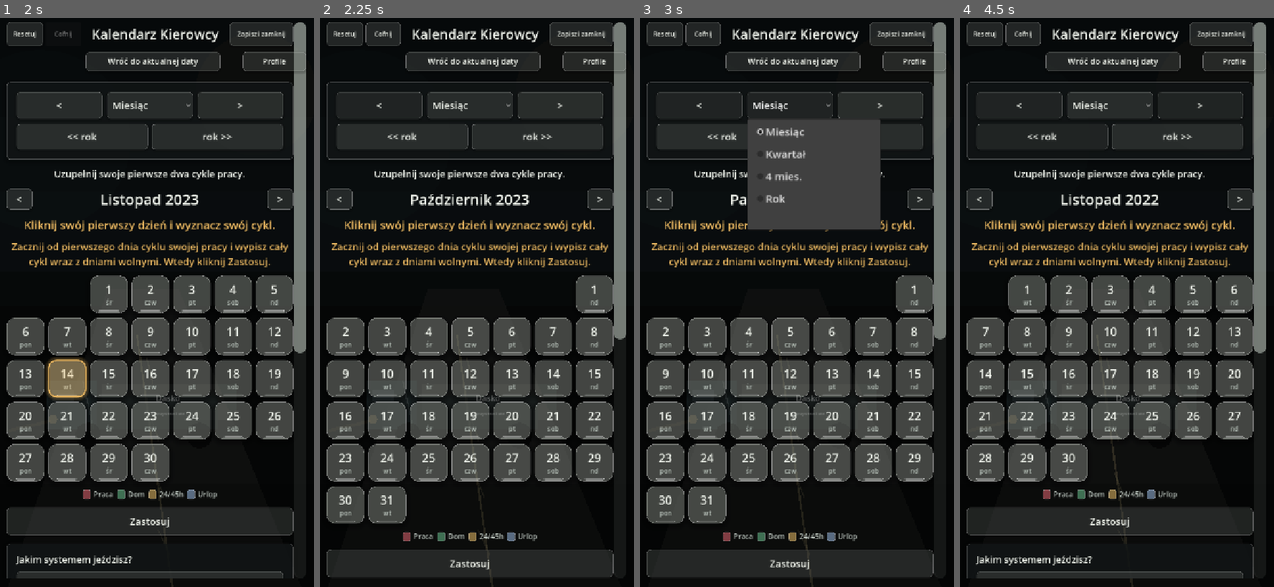
Above: before the commit, frames 1-4 (left to right).
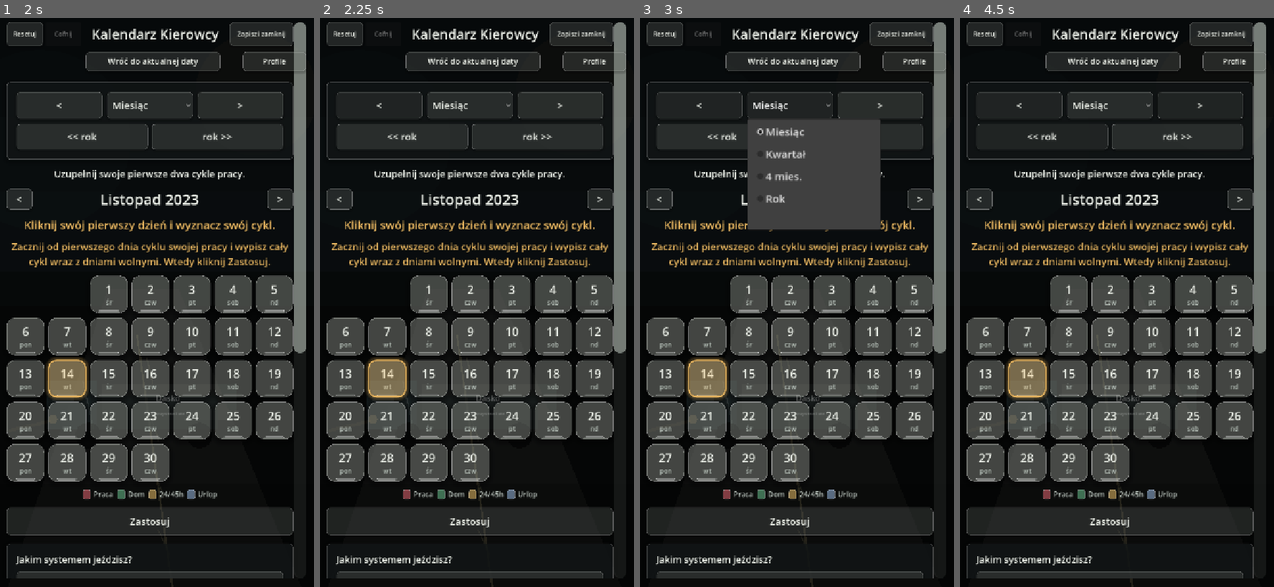
Above: after the commit, the same moments.

Repository: ElKlient/IDOL-Genesis
Game: Godot game, scene res://scenes/main.tscn
Same seed, same stepped clock (60 frames per second), same inputs: the game is played once before the commit and once after it.
Inputs:
- Up to frame 1 (2 s): click "Zapisz i zamknij" at 0.5 s; click "Cofnij" at 1.25 s
- Up to frame 2 (2.25 s): click "<" at 2 s
- Up to frame 3 (3 s): click "Miesiąc" at 2.75 s
- Up to frame 4 (4.5 s): click ">" at 3.5 s; click "<< rok" at 4.25 s

Frame 1 is identical in both runs. In frame 2, 14% of the frame differs, in the area x 2-98%, y 0-99%; in frame 3, 14%; in frame 4, 3.2%.

Commit message:
Use drag movement to block month navigation

Diff:
--- a/scripts/main.gd
+++ b/scripts/main.gd
@@ -148,6 +148,7 @@
 var profile_panel_visible := false
 var month_picker_visible := false
 var touch_start_position := Vector2.ZERO
+var touch_drag_total := Vector2.ZERO
 var touch_tracking_active := false
 var touch_drag_cancelled := false
 var last_drag_release_msec := -10000
@@ -2708,27 +2709,27 @@
 		return
 
 	control.set_meta("calendar_drag_blocker_registered", true)
-	control.mouse_filter = Control.MOUSE_FILTER_STOP
+	control.mouse_filter = Control.MOUSE_FILTER_PASS
 	control.gui_input.connect(_handle_calendar_area_input)
 
 
 func _handle_calendar_area_input(event: InputEvent) -> void:
 	_track_scroll_touch(event)
 	if event is InputEventScreenDrag:
-		_consume_calendar_drag()
+		var drag := event as InputEventScreenDrag
+		_block_touch_drag_actions()
+		_lock_horizontal_scroll_deferred()
+		if _is_horizontal_drag(drag.relative):
+			accept_event()
+			get_viewport().set_input_as_handled()
 	elif event is InputEventMouseMotion:
 		var mouse_motion := event as InputEventMouseMotion
 		if (mouse_motion.button_mask & MOUSE_BUTTON_MASK_LEFT) != 0:
-			_consume_calendar_drag()
-
-
-func _consume_calendar_drag() -> void:
-	touch_drag_cancelled = true
-	_block_navigation_after_scroll()
-	_release_scroll_buttons()
-	_lock_horizontal_scroll_deferred()
-	accept_event()
-	get_viewport().set_input_as_handled()
+			_block_touch_drag_actions()
+			_lock_horizontal_scroll_deferred()
+			if _is_horizontal_drag(mouse_motion.relative):
+				accept_event()
+				get_viewport().set_input_as_handled()
 
 
 func _handle_navigation_button_input(event: InputEvent, button: BaseButton, action: Callable) -> void:
@@ -2766,10 +2767,8 @@
 		return
 
 	button.set_meta("nav_tap_dragged", true)
-	touch_drag_cancelled = true
-	_block_navigation_after_scroll()
+	_block_touch_drag_actions()
 	button.set_pressed_no_signal(false)
-	_release_scroll_buttons()
 	_lock_horizontal_scroll_deferred()
 	get_viewport().set_input_as_handled()
 
@@ -2827,9 +2826,13 @@
 		if touch.pressed:
 			_begin_touch_tracking(touch.position)
 		else:
+			_update_touch_tracking(touch.position)
 			_end_touch_tracking()
 	elif event is InputEventScreenDrag:
 		var drag := event as InputEventScreenDrag
+		touch_drag_total += drag.relative
+		if touch_drag_total.length() > TAP_CANCEL_DISTANCE:
+			_block_touch_drag_actions()
 		_update_touch_tracking(drag.position)
 	elif event is InputEventMouseButton:
 		var mouse_button := event as InputEventMouseButton
@@ -2837,10 +2840,14 @@
 			if mouse_button.pressed:
 				_begin_touch_tracking(mouse_button.position)
 			else:
+				_update_touch_tracking(mouse_button.position)
 				_end_touch_tracking()
 	elif event is InputEventMouseMotion:
 		var mouse_motion := event as InputEventMouseMotion
 		if mouse_motion.button_mask != 0:
+			touch_drag_total += mouse_motion.relative
+			if touch_drag_total.length() > TAP_CANCEL_DISTANCE:
+				_block_touch_drag_actions()
 			_update_touch_tracking(mouse_motion.position)
 
 
@@ -2863,34 +2870,44 @@
 	if horizontal < HORIZONTAL_DRAG_BLOCK_DISTANCE or horizontal < vertical * HORIZONTAL_DRAG_DOMINANCE:
 		return false
 
+	_block_touch_drag_actions()
+	_lock_horizontal_scroll_deferred()
+	get_viewport().set_input_as_handled()
+	return true
+
+
+func _begin_touch_tracking(position: Vector2) -> void:
+	touch_tracking_active = true
+	touch_start_position = position
+	touch_drag_total = Vector2.ZERO
+	touch_drag_cancelled = false
+
+
+func _update_touch_tracking(position: Vector2) -> void:
+	if not touch_tracking_active:
+		return
+
+	if not touch_drag_cancelled and touch_start_position.distance_to(position) > TAP_CANCEL_DISTANCE:
+		_block_touch_drag_actions()
+
+
+func _end_touch_tracking() -> void:
+	if touch_drag_cancelled:
+		last_drag_release_msec = int(Time.get_ticks_msec())
+
+	touch_tracking_active = false
+
+
+func _block_touch_drag_actions() -> void:
 	touch_drag_cancelled = true
 	_block_navigation_after_scroll()
 	_release_scroll_buttons()
-	_lock_horizontal_scroll_deferred()
-	get_viewport().set_input_as_handled()
-	return true
-
-
-func _begin_touch_tracking(position: Vector2) -> void:
-	touch_tracking_active = true
-	touch_start_position = position
-	touch_drag_cancelled = false
-
-
-func _update_touch_tracking(position: Vector2) -> void:
-	if not touch_tracking_active:
-		return
-
-	if not touch_drag_cancelled and touch_start_position.distance_to(position) > TAP_CANCEL_DISTANCE:
-		touch_drag_cancelled = true
-		_release_scroll_buttons()
-
-
-func _end_touch_tracking() -> void:
-	if touch_drag_cancelled:
-		last_drag_release_msec = int(Time.get_ticks_msec())
-
-	touch_tracking_active = false
+
+
+func _is_horizontal_drag(movement: Vector2) -> bool:
+	var horizontal := absf(movement.x)
+	var vertical := absf(movement.y)
+	return horizontal >= HORIZONTAL_DRAG_BLOCK_DISTANCE and horizontal >= vertical * HORIZONTAL_DRAG_DOMINANCE
 
 
 func _allow_navigation_action_once() -> void:
